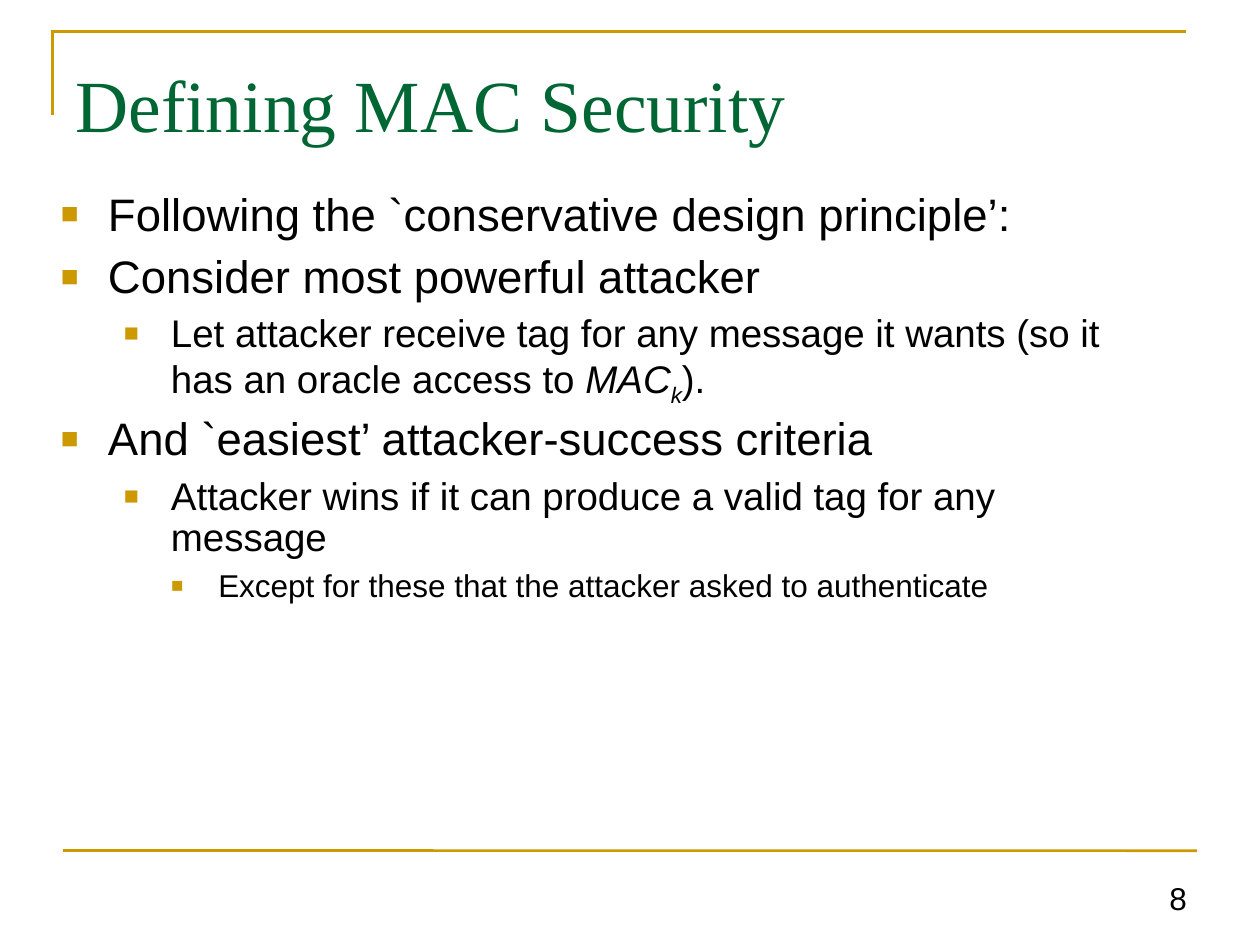
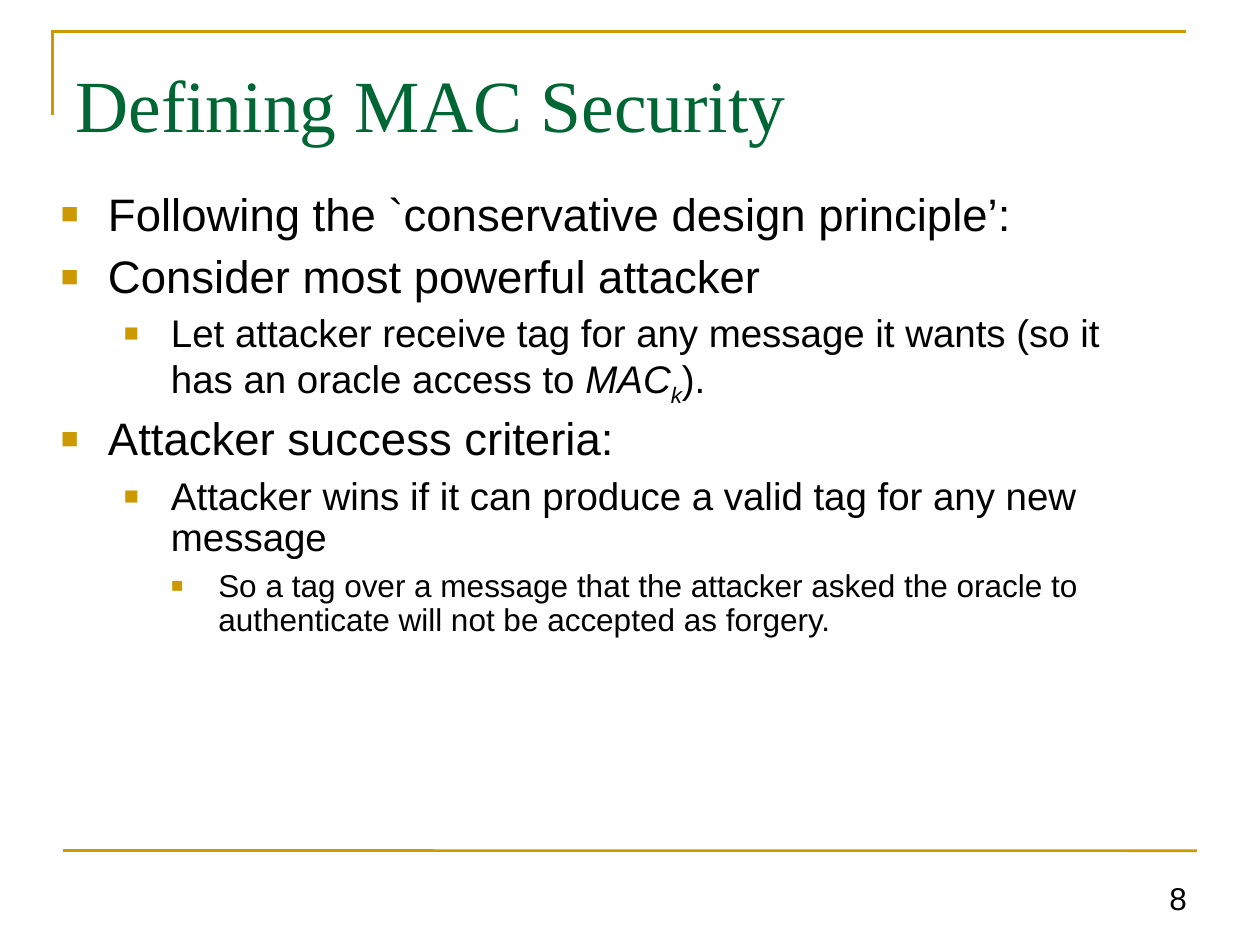
Before and after one commit to GhadaAlmashaqbeh/GhadaAlmashaqbeh.github.io, a slide deck: slide 8 of courses/cse3400-f2026/lecture5.pptx. Drawn at 1260x945 pixels with LibreOffice and Linux fonts; fonts in the diff are those of the drawing. Boxes give left, top, right and bottom in pixels: in the first picture for what was removed or moved away, otherwise in the second. Text is boxed around its words. In the diff, an @@ line names an element or a change of style, - is before the commit and + after.

```diff
--- a/courses/cse3400-f2026/lecture5.pptx
+++ b/courses/cse3400-f2026/lecture5.pptx
@@ text at bbox=[108, 422, 1077, 637]: text changed; size 22 to 18 pt @@
-■ And `easiest’ attacker-success criteria
-  ■ Attacker wins if it can produce a valid tag for any message
-    ■ Except for these that the attacker asked to authenticate
+■ Attacker success criteria:
+  ■ Attacker wins if it can produce a valid tag for any new message
+    ■ So a tag over a message that the attacker asked the oracle to authenticate will not be accepted as forgery.
```
Also in this commit, not shown: 16 other slides changed, 2 slides removed, 2 other files.
